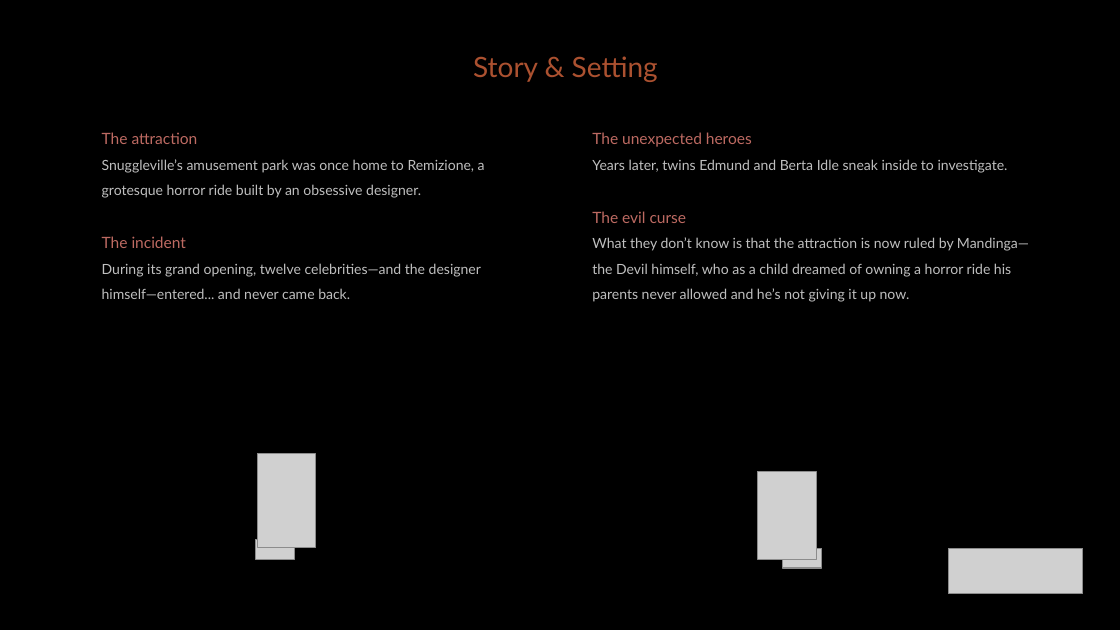
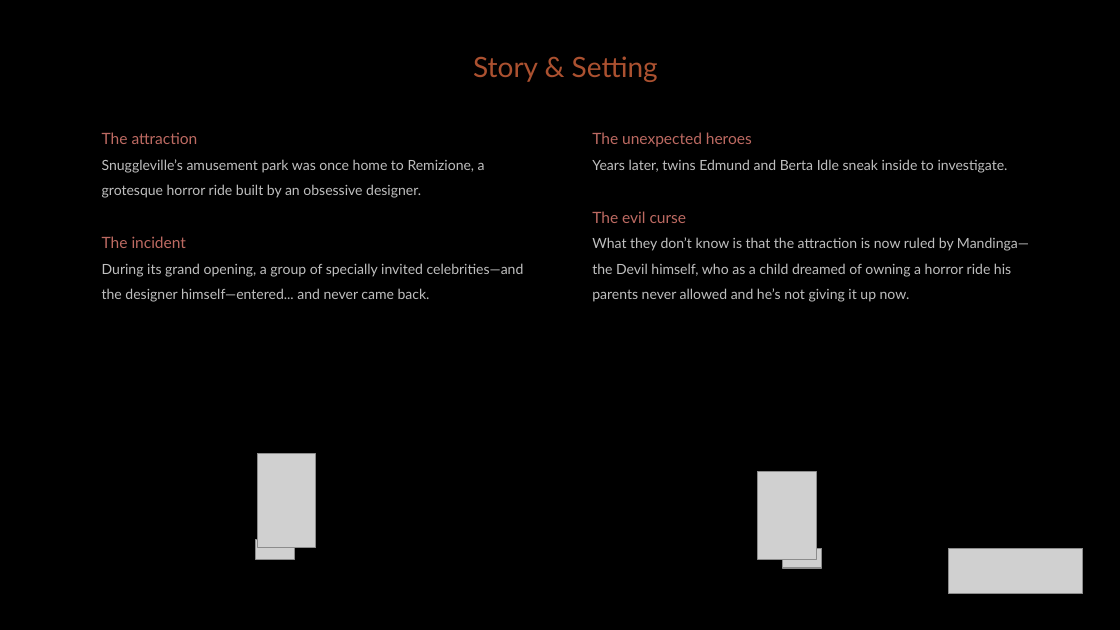
Before and after one commit to diegohcanepa/Remizione, a slide deck: slide 5 of Pitch Deck.pptx (slide 6 before the commit). Drawn at 1120x630 pixels with LibreOffice and Linux fonts; fonts in the diff are those of the drawing; grey boxes stand for pictures; background and template pictures are left out. Boxes give left, top, right and bottom in pixels: in the first picture for what was removed or moved away, otherwise in the second. Text is boxed around its words. In the diff, an @@ line names an element or a change of style, - is before the commit and + after.

```diff
--- a/Pitch Deck.pptx
+++ b/Pitch Deck.pptx
@@ subtitle at bbox=[102, 263, 524, 302]: text changed @@
-During its grand opening, twelve celebrities—and the designer himself—entered... and never came back.
+During its grand opening, a group of specially invited celebrities—and the designer himself—entered... and never came back.
```
Also in this commit, not shown: 7 other slides changed, 2 slides added, 9 slides removed, 22 other files.
